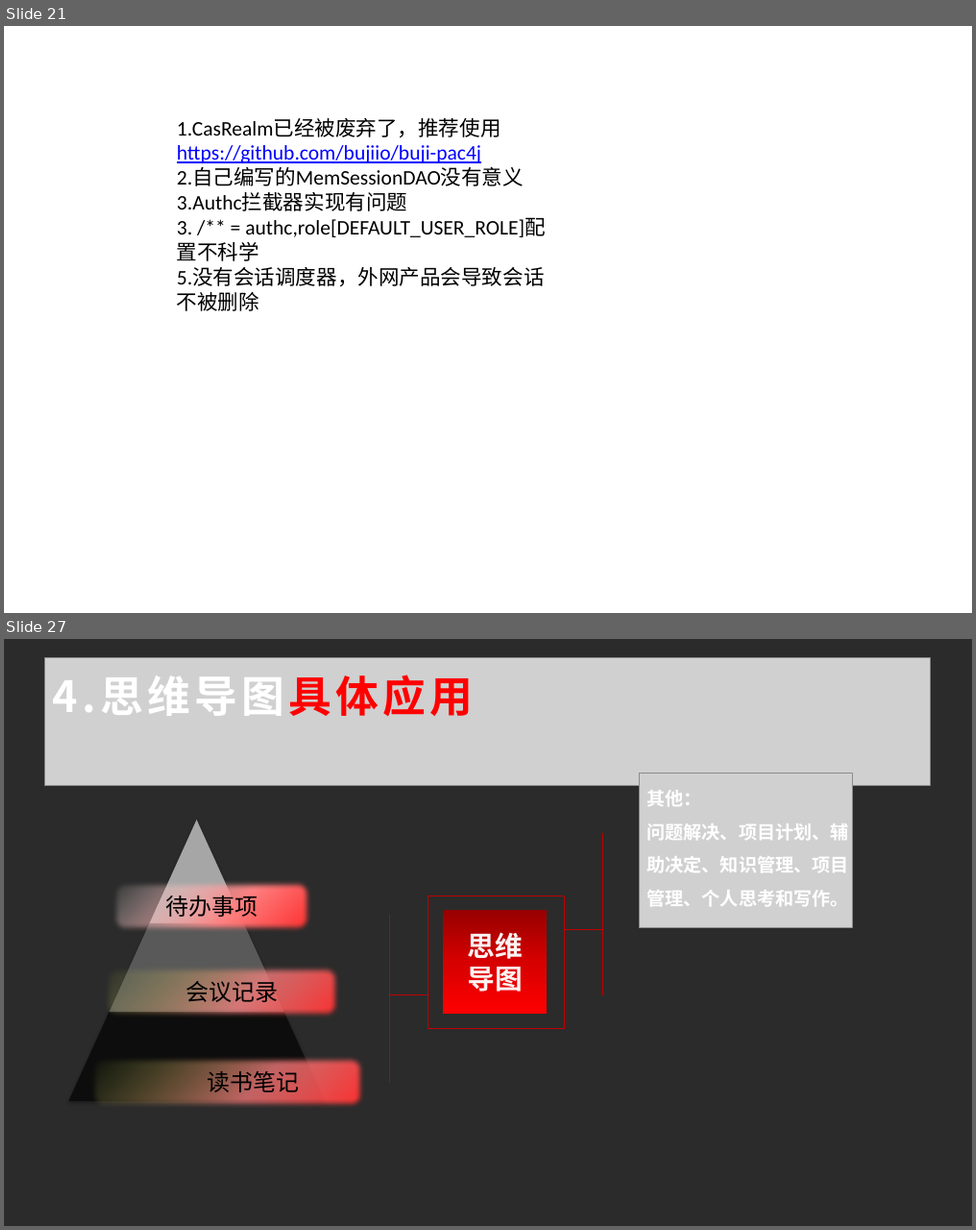
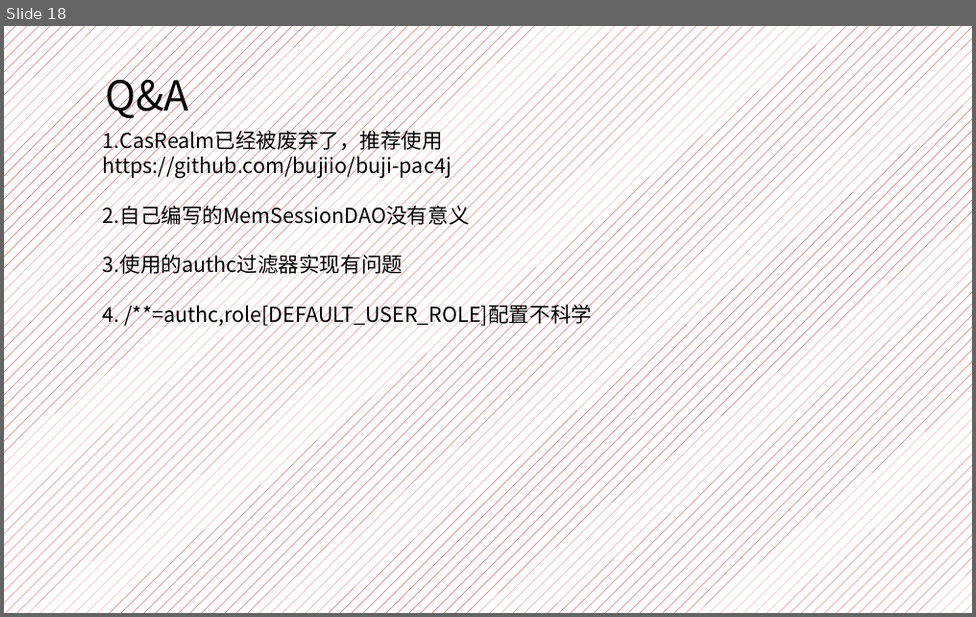
Before and after one commit to yanghaikun/shiro-in-action, a slide deck: shiro原理解析.pptx. Shown one above the other, each under a label of ours: slides 21 and 27 before the commit, slide 18 after it; the slides between them are not shown. The pictures are 976x1230 and 976x617 pixels, drawn with LibreOffice and Linux fonts; fonts in the diff are those of the drawing; grey boxes stand for pictures; background and template pictures are left out; a plain dark background stands for a picture behind light text. Boxes give left, top, right and bottom in pixels: in the first picture for what was removed or moved away, otherwise in the second. Text is boxed around its words. In the diff, an @@ line names an element or a change of style, - is before the commit and + after.

```diff
--- a/shiro原理解析.pptx
+++ b/shiro原理解析.pptx
@@ slide 27 removed at bbox=[4, 639, 972, 1226], background picture (left out) @@
@@ picture removed at bbox=[44, 658, 930, 786] @@
@@ text removed at bbox=[53, 675, 472, 716] @@
-4.思维导图具体应用
@@ picture removed at bbox=[639, 772, 853, 927] @@
@@ text removed at bbox=[647, 790, 849, 906] @@
-其他：
-问题解决、项目计划、辅助决定、知识管理、项目管理、个人思考和写作。
@@ line removed from (602, 834) to (602, 995) @@
@@ line removed from (503, 896) to (427, 896) @@
@@ line removed from (427, 896) to (427, 962) @@
@@ line removed from (565, 896) to (503, 896) @@
@@ line removed from (565, 896) to (565, 962) @@
@@ line removed from (390, 914) to (390, 1083) @@
@@ rectangle removed at bbox=[444, 910, 547, 1013] @@
-思维
-导图
@@ line removed from (565, 930) to (602, 930) @@
@@ group removed at bbox=[68, 819, 364, 1108]: 3 trapezoids, 3 rounded rectangles @@
-待办事项
-读书笔记
-会议记录
@@ line removed from (427, 962) to (427, 1028) @@
@@ line removed from (565, 962) to (565, 1028) @@
@@ line removed from (390, 995) to (427, 995) @@
@@ line removed from (496, 1028) to (427, 1028) @@
@@ line removed from (565, 1028) to (496, 1028) @@
@@ what was slide 21 is now slide 18 @@
@@ slide 18 changed as well @@
@@ background picture (left out) to pattern #C00000 on #FFFFFF @@
@@ text added at bbox=[105, 68, 188, 120], 36 pt, text #000000 @@
+Q&A
@@ text "1.CasRealm已经被废弃了，推荐使用": place and size @@
-text "1.CasRealm已经被废弃了，推荐使用" at bbox=[177, 118, 545, 311]
+text "1.CasRealm已经被废弃了，推荐使用" at bbox=[103, 128, 592, 327]
@@ text at bbox=[103, 128, 470, 228]: font Calibri to Noto Sans CJK SC in "1.CasRealm已经被废弃了，推荐使用", "https://github.com/bujiio/buji-pac4j", "2.自己编写的MemSessionDAO没有意义"; text colour #0000FF to #000000, underline off in "https://github.com/bujiio/buji-pac4j" @@
@@ text at bbox=[103, 252, 592, 327]: text changed; font Calibri to Noto Sans CJK SC @@
-3.Authc拦截器实现有问题
-3. /** = authc,role[DEFAULT_USER_ROLE]配置不科学
-5.没有会话调度器，外网产品会导致会话不被删除
+3.使用的authc过滤器实现有问题
+4. /**=authc,role[DEFAULT_USER_ROLE]配置不科学
```
Also in this commit, not shown: 4 other slides changed, 14 slides added, 22 other slides removed.
